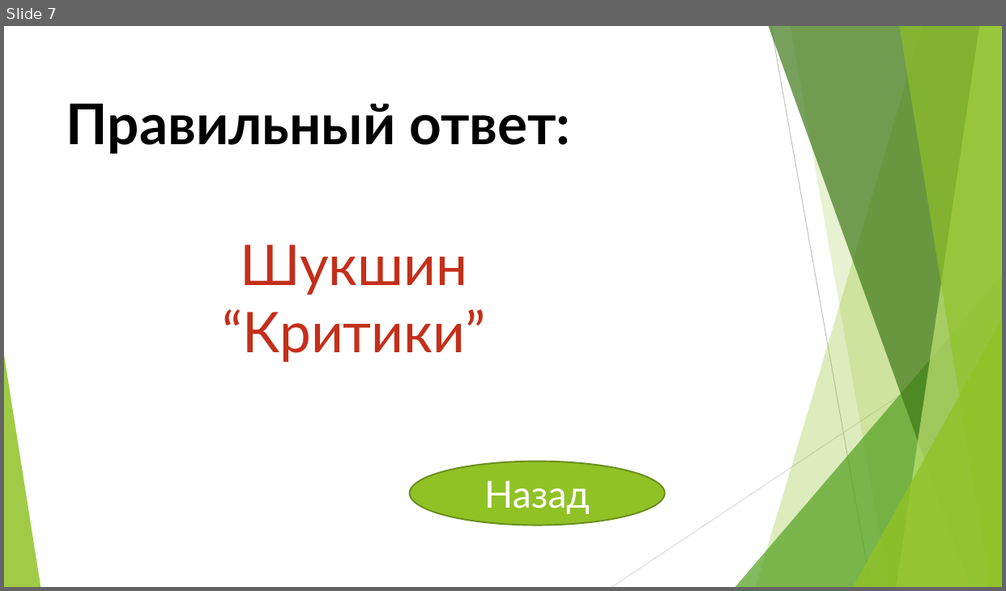
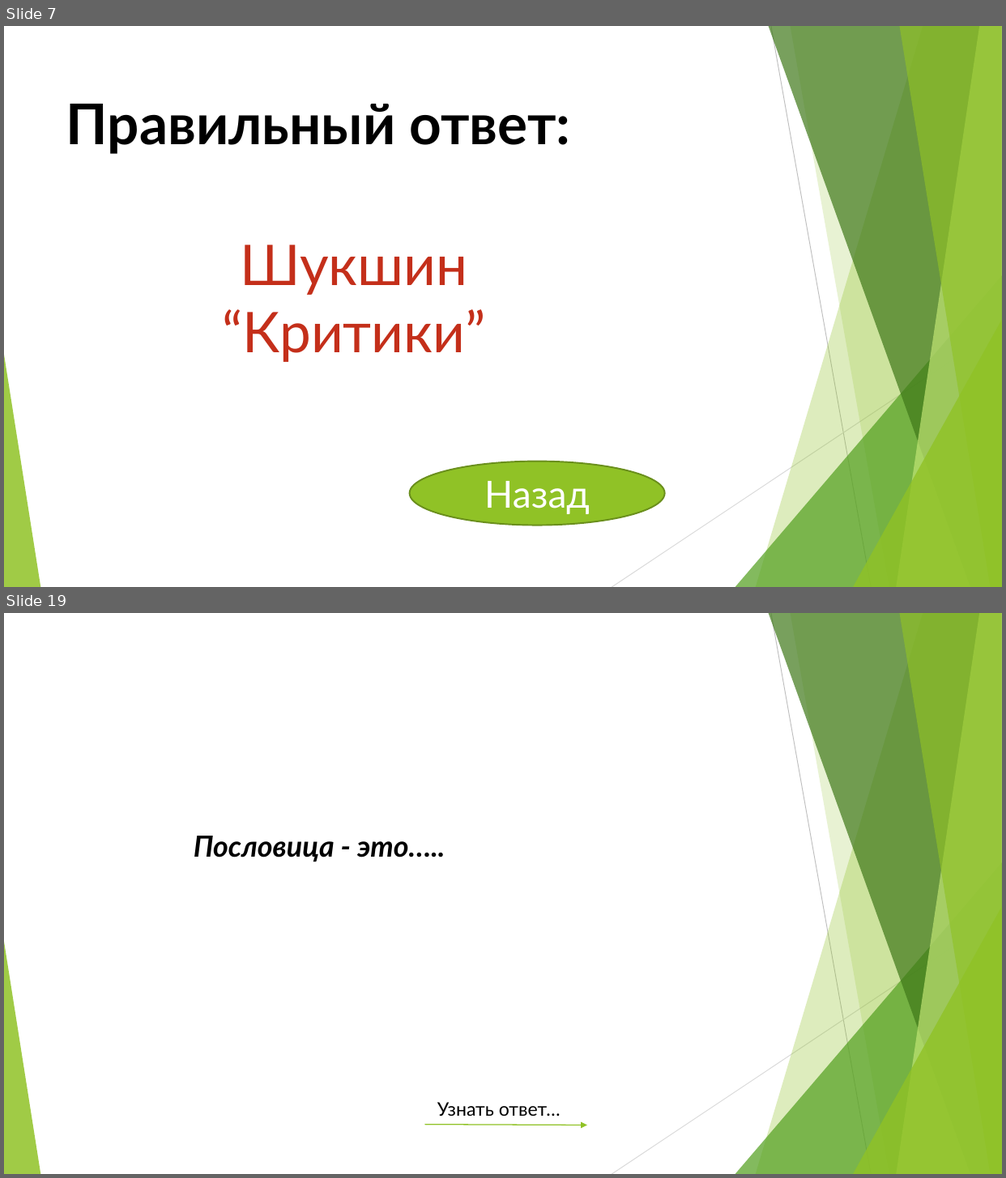
Before and after one commit to Yaric2010/ABOBA228, a slide deck: Презентация_ЯРИК_ЗЩЕЙНАБ_РЕНАТ_АМИРА.pptx. Shown one above the other, each under a label of ours: slide 7 before the commit, slides 7 and 19 after it; the slides between them are not shown. The pictures are 1006x591 and 1006x1178 pixels, drawn with LibreOffice and Linux fonts; fonts in the diff are those of the drawing. Boxes give left, top, right and bottom in pixels: in the first picture for what was removed or moved away, otherwise in the second. Text is boxed around its words. In the diff, an @@ line names an element or a change of style, - is before the commit and + after.

```diff
--- a/Презентация_ЯРИК_ЗЩЕЙНАБ_РЕНАТ_АМИРА.pptx
+++ b/Презентация_ЯРИК_ЗЩЕЙНАБ_РЕНАТ_АМИРА.pptx
@@ slide 19 added at bbox=[4, 613, 1002, 1174], background #FFFFFF; not listed: 10 template elements that a slide beside it also shows @@
@@ text added at bbox=[194, 836, 445, 862], 28 pt, text #000000, bold, italic @@
+Пословица - это…..
@@ text added at bbox=[437, 1102, 560, 1116], 18 pt, text #000000 @@
+Узнать ответ…
@@ arrow added from (425, 1125) to (587, 1126), #90C226 1 pt @@
```
Also in this commit, not shown: 2 slides changed, 24 other slides added.
